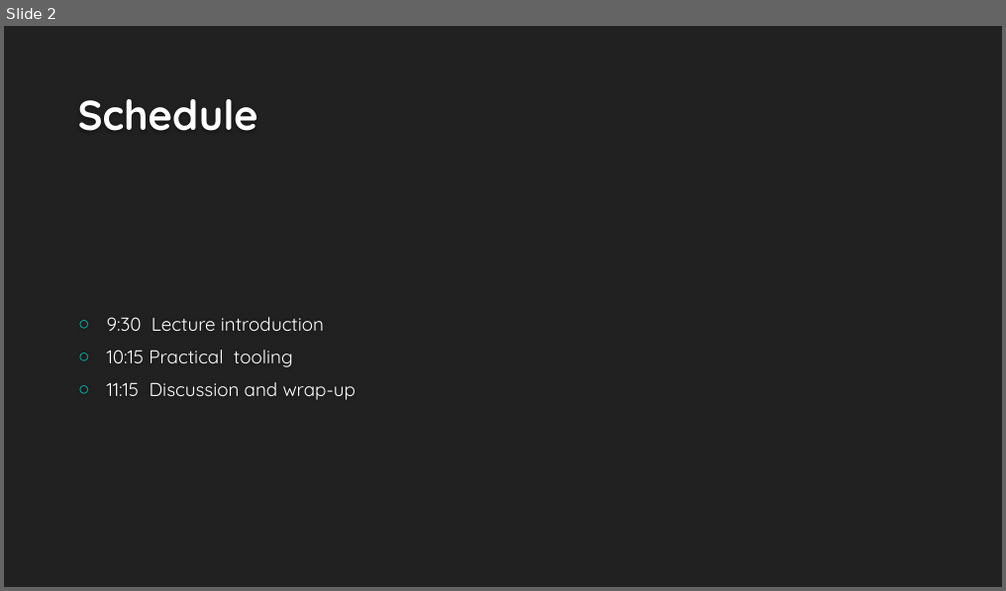
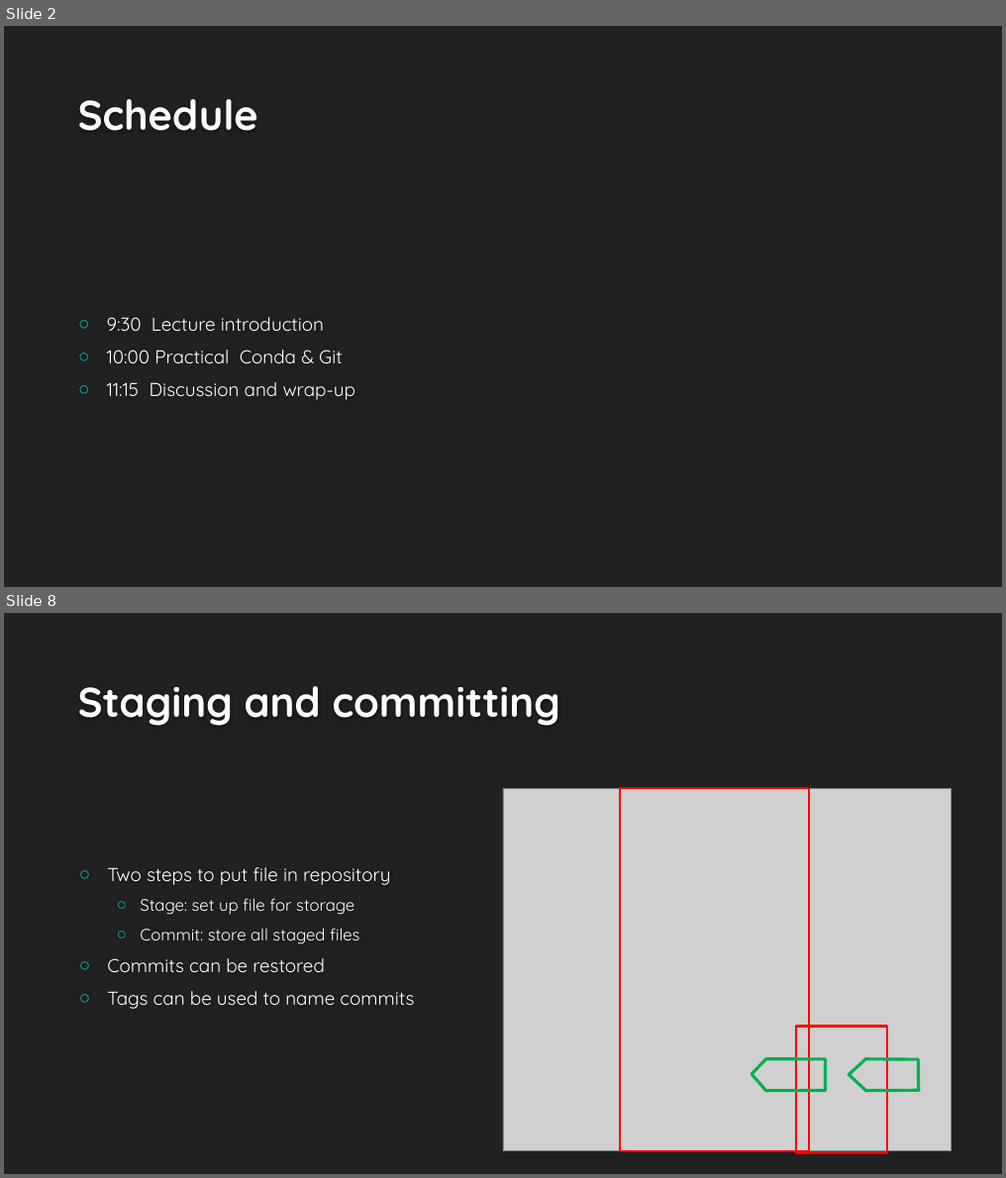
Before and after one commit to wdeleeuw/BBDA_git_course, a slide deck: GitConda.pptx. Shown one above the other, each under a label of ours: slide 2 before the commit, slides 2 and 8 after it; the slides between them are not shown. The pictures are 1006x591 and 1006x1178 pixels, drawn with LibreOffice and Linux fonts; fonts in the diff are those of the drawing; grey boxes stand for pictures; background and template pictures are left out. Boxes give left, top, right and bottom in pixels: in the first picture for what was removed or moved away, otherwise in the second. Text is boxed around its words. In the diff, an @@ line names an element or a change of style, - is before the commit and + after.

```diff
--- a/GitConda.pptx
+++ b/GitConda.pptx
@@ slide 8 added at [4, 613, 1002, 1174], background #212121 @@
@@ title added at [78, 686, 560, 726], 40 pt, text #FEFEFE, bold @@
+Staging and committing
@@ picture added at [503, 788, 951, 1152] @@
@@ rectangle added at [620, 788, 809, 1152], outline #FF0000 2.25 pt @@
@@ text added at [107, 867, 414, 1009], 18 pt, text #FFFFFF @@
+○ Two steps to put file in repository
+  ○ Stage: set up file for storage
+  ○ Commit: store all staged files
+○ Commits can be restored
+○ Tags can be used to name commits
@@ rectangle added at [797, 1026, 887, 1153], outline #FF0000 2.25 pt @@
@@ freeform shape added at [751, 1059, 826, 1090], outline #00B050 3 pt @@
@@ freeform shape added at [849, 1059, 919, 1090], outline #00B050 3 pt @@
@@ slide 2 changed as well @@
@@ text at [107, 350, 343, 364]: text changed @@
-○ 10:15 Practical tooling
+○ 10:00 Practical Conda & Git
```
Also in this commit, not shown: 4 other slides changed, 6 other slides added, 3 slides removed.
